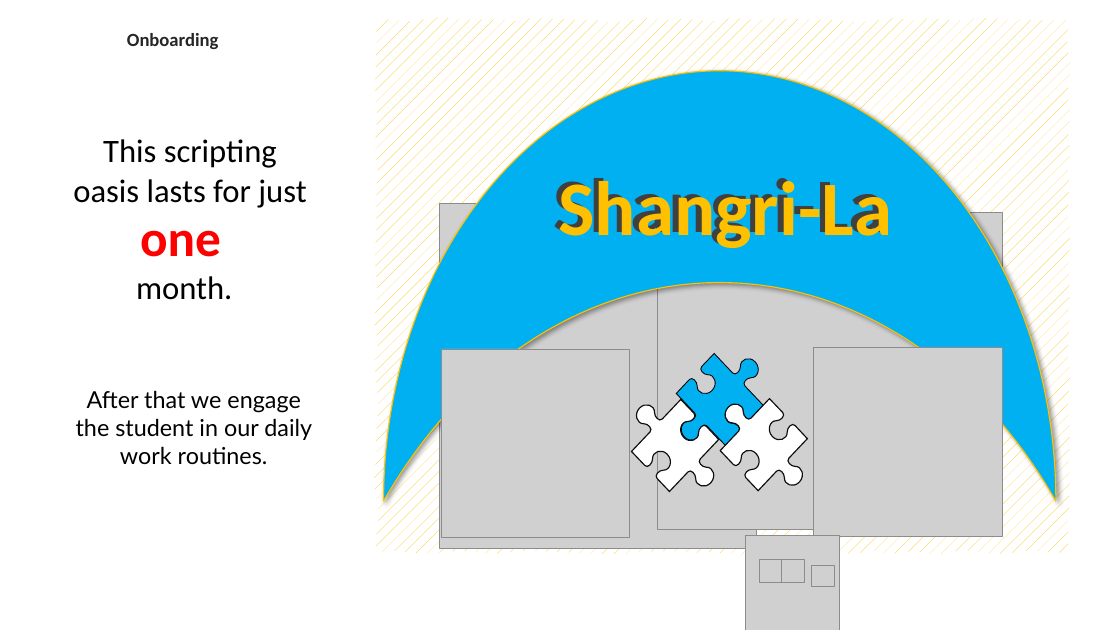
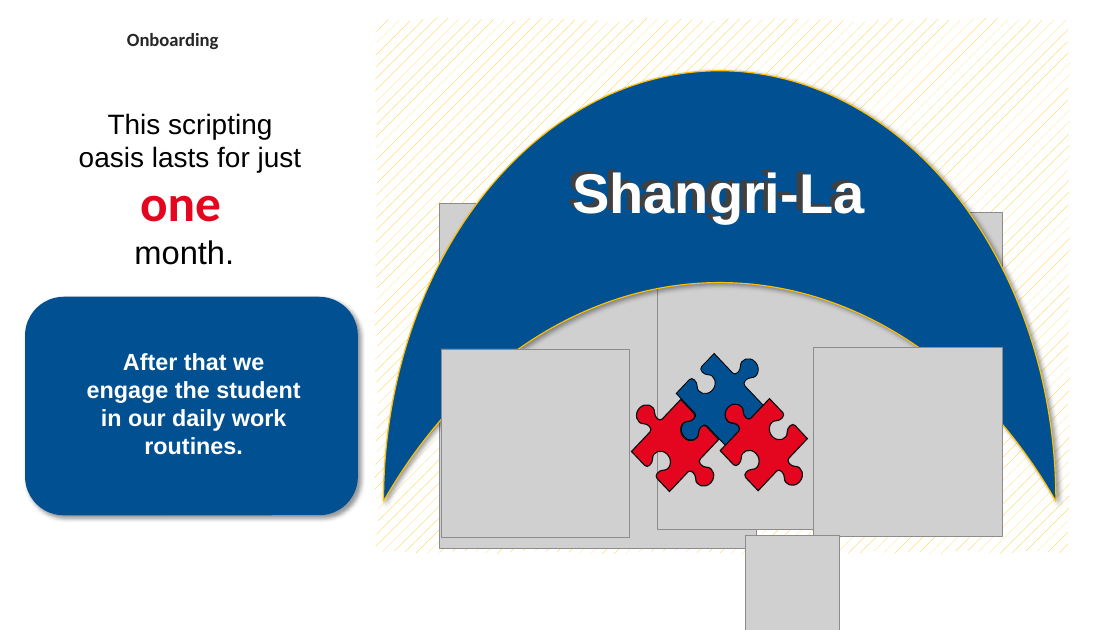
Before and after one commit to DjoolsNL/EersteMaand, a slide deck: slide 26 of A Introductie Voor De Cursist/Eerste Maand Onboarding Kit IT-Line BEE LKQ.pptx (slide 27 before the commit). Drawn at 1120x630 pixels with LibreOffice and Linux fonts; fonts in the diff are those of the drawing; grey boxes stand for pictures; background and template pictures are left out. Boxes give left, top, right and bottom in pixels: in the first picture for what was removed or moved away, otherwise in the second. Text is boxed around its words. In the diff, an @@ line names an element or a change of style, - is before the commit and + after.

```diff
--- a/A Introductie Voor De Cursist/Eerste Maand Onboarding Kit IT-Line BEE LKQ.pptx
+++ b/A Introductie Voor De Cursist/Eerste Maand Onboarding Kit IT-Line BEE LKQ.pptx
@@ moon at bbox=[384, 70, 1057, 501]: fill #00B0F0 to #005092 @@
@@ text "This scripting oasis lasts for ...": place and size @@
-text "This scripting oasis lasts for ..." at bbox=[73, 139, 306, 208]
+text "This scripting oasis lasts for ..." at bbox=[79, 113, 302, 172]
@@ text "This scripting oasis lasts for ..." at bbox=[79, 113, 302, 172]: size 28 to 24 pt, font Calibri to Arial @@
@@ text "one": place and size @@
-text "one" at bbox=[136, 230, 232, 300]
+text "one" at bbox=[134, 195, 234, 265]
@@ text "one" at bbox=[134, 195, 234, 265]: text colour #FF0000 to #E4051F in "one"; font Calibri to Arial in "month." @@
@@ text "Shangri-La": place and size @@
-text "Shangri-La" at bbox=[553, 178, 887, 248]
+text "Shangri-La" at bbox=[559, 150, 871, 227]
@@ text "Shangri-La" at bbox=[559, 150, 871, 227]: size 66 to 48 pt, font Calibri to Arial, text colour #FFC000 to #404040 @@
@@ text "Shangri-La": place and size @@
-text "Shangri-La" at bbox=[545, 151, 900, 253]
+text "Shangri-La" at bbox=[567, 169, 859, 220]
@@ text "Shangri-La" at bbox=[567, 169, 859, 220]: size 66 to 48 pt, font Calibri to Arial, text colour #404040 to #FFFFFF @@
@@ rounded rectangle added at bbox=[29, 300, 355, 512], fill #005092, outline #005092 6 pt @@
@@ text "After that we engage the ...": place and size @@
-text "After that we engage the ..." at bbox=[76, 390, 312, 465]
+text "After that we engage the ..." at bbox=[87, 353, 300, 455]
@@ text "After that we engage the ..." at bbox=[87, 353, 300, 455]: font Lato to Arial, text colour #000000 to #FFFFFF, bold on; vertical alignment top to middle @@
@@ freeform shape at bbox=[676, 354, 764, 446]: fill #00B0F0 to #005092 @@
@@ freeform shape at bbox=[632, 399, 719, 492]: fill #FFFFFF to #E4051F @@
@@ freeform shape at bbox=[720, 398, 807, 491]: fill #FFFFFF to #E4051F @@
@@ group removed at bbox=[760, 560, 834, 586]: 4 pictures @@
```
Also in this commit, not shown: 33 other slides changed, 2 slides added, 3 slides removed, 3 other files.
